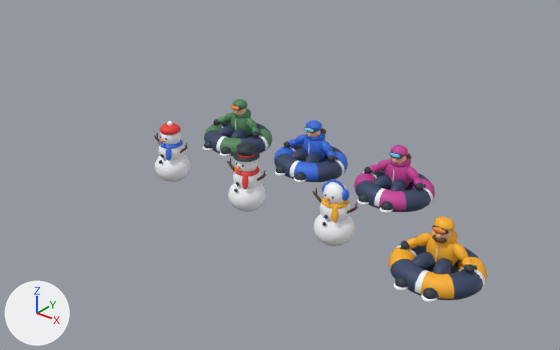
A saved change to the Blender file art/training-slope/training-cast.blend.
One viewpoint serves both versions: a camera (50 mm lens) standing at (13.81, -12.73, 9.12) and looking at (3.73, -0.13, 1.31). Arrows for +X, +Y and +Z are at lower left; the lights stay in place. The older version comes first.

The first picture shows 'snow26A', 'snow26B', 'snow26C', 'tube60B', 'tube60C', 'tube61A', 'tube61C'.
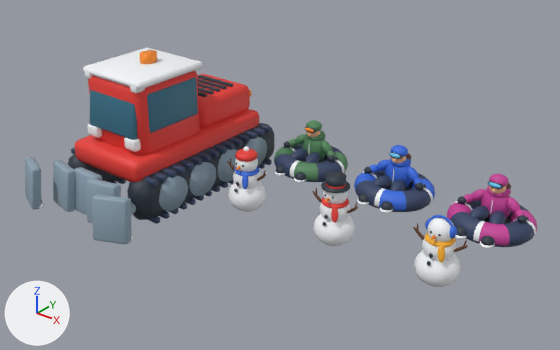
The change, as a list of edits to the scene's bpy script:
```text
Add mat_blade_steel:
    mat_blade_steel = principled_material('Blade steel')
    mat_blade_steel.base_color = (0.27, 0.37, 0.45)  # greyish blue #8ea4b3
    mat_blade_steel.roughness = 0.58
Add mat_deep_blue_windscreen:
    mat_deep_blue_windscreen = principled_material('Deep blue windscreen')
    mat_deep_blue_windscreen.base_color = (0.035, 0.16, 0.24)  # cyan #356f86
    mat_deep_blue_windscreen.roughness = 0.58
Add me_cube:
    me_cube.from_pydata(...)  # 5804 vertices, 5486 faces; spans x -1.87..1.87, y -3.58..2.65, z 0.06..3.61
    me_cube.polygons.foreach_set('use_smooth', [True] * 5486)
    # faces by material slot: [432, 766, 3240, 162, 216, 130, 540]
    me_cube.materials.append(mat_graphite)  # dark blue #2b3642
    me_cube.materials.append(mat_blade_steel)  # greyish blue #8ea4b3
    me_cube.materials.append(mat_midnight)  # dark blue #364565
    me_cube.materials.append(mat_scarlet)  # red #ea3c35
    me_cube.materials.append(mat_deep_blue_windscreen)  # cyan #356f86
    me_cube.materials.append(mat_amber_lens)  # orange #ff8e24
    me_cube.materials.append(mat_ice_white)  # white #f6f9fd
Change ob_tube60b:
    ob_tube60b.location: (7.8, 0.0, 0.0) -> (0.0, 2.6, 0.0)
Change ob_tube60c:
    ob_tube60c.location: (0.0, 2.6, 0.0) -> (2.6, 2.6, 0.0)
Change ob_tube61a:
    ob_tube61a.location: (2.6, 2.6, 0.0) -> (5.2, 2.6, 0.0)
Change ob_tube61c:
    ob_tube61c.location: (5.2, 2.6, 0.0) -> (7.8, 2.6, 0.0)
Change ob_snow26c:
    ob_snow26c.location: (5.2, 0.0, 0.0) -> (7.8, 0.0, 0.0)
Add ob_cat12a:
    ob_cat12a = bpy.data.objects.new('cat12A', me_cube)
    ob_cat12a.location = (0.0, 0.0, 0.0)
```

What differs and where, as boxes (x1, y1, x2, y2) in the pictures (560 x 350 px):
'cat12A', added: after (25, 48, 274, 244)
    faces in mat_scarlet (red #ea3c35): (75, 70, 259, 182)
    faces in mat_blade_steel (greyish blue #8ea4b3): (25, 137, 267, 244)
    faces in mat_deep_blue_windscreen (cyan #356f86): (90, 77, 198, 140)
    faces in mat_ice_white (white #f6f9fd): (37, 48, 203, 241)
    faces in mat_graphite (dark blue #2b3642): (68, 75, 274, 220)
'tube61C', moved: before (354, 145, 435, 213); after (447, 174, 537, 248)
'tube61A', moved: before (274, 120, 348, 182); after (354, 145, 435, 213)
'tube60B', moved (not visible afterwards): before (388, 217, 487, 302)
'tube60C', moved: before (203, 99, 272, 156); after (274, 120, 348, 182)
'snow26C', moved: before (312, 179, 358, 246); after (413, 215, 468, 287)
